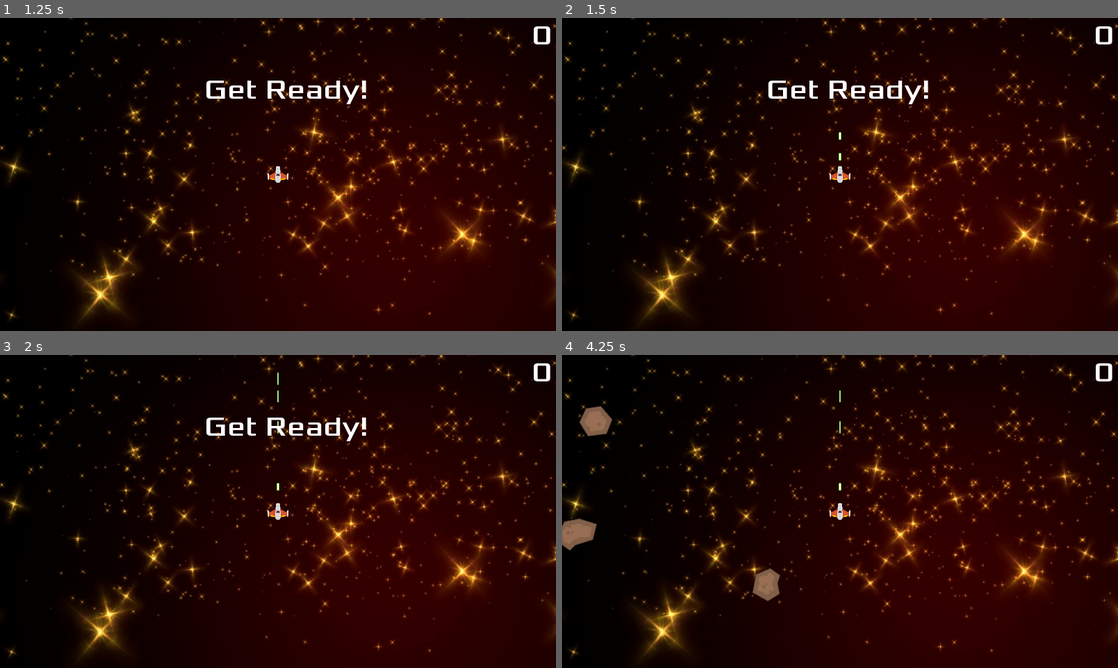
Above: before the commit, frames 1-4 (two rows, left to right).
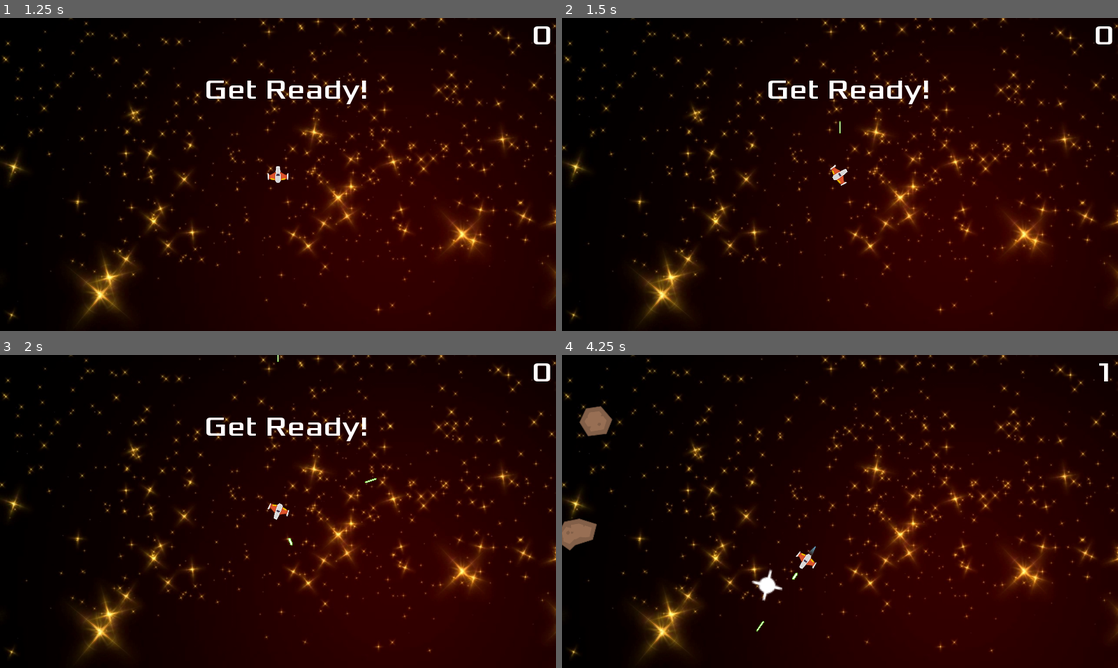
Above: after the commit, the same moments.

Repository: hillna/godot_asteroids
Game: Godot game, scene res://scenes/Main.tscn
Two runs of this game, one before a commit and one after it. Both use one fixed random seed, a clock stepped at 60 frames per second and the inputs below.
Inputs:
- Up to frame 1 (1.25 s): click "Start" at 0.5 s
- Up to frame 2 (1.5 s): tap Enter (ui_accept) at 1.25, 1.35 s; hold Right (ui_right) from 1.28 s (still down)
- Up to frame 3 (2 s): keep holding Right (ui_right); tap Enter (ui_accept) at 1.52, 1.82 s
- Up to frame 4 (4.25 s): release Right (ui_right) at 2.03 s; hold Left (ui_left) 2.03-2.78 s; tap Enter (ui_accept) at 2.1, 2.27, 2.57, 2.85, 3.6, 3.77, 4.07 s; hold Right (ui_right) 2.78-3.53 s; hold Up (ui_up) from 3.53 s (still down)

Frame 1 is identical in both runs. In frame 2, 0.2% of the frame differs, in the area x 48-52%, y 32-54%; in frame 3, 0.2%; in frame 4, 0.8%, in the area x 34-99%, y 2-89%.

Commit message:
Update "complete"

Diff:
--- a/scenes/Laser.tscn
+++ b/scenes/Laser.tscn
@@ -18,15 +18,34 @@
 extents = Vector2( 6.94214, 18.9717 )
 
 [node name="Laser" type="RigidBody2D"]
+position = Vector2( 0, -10 )
 script = ExtResource( 1 )
 __meta__ = {
 "_edit_group_": true
 }
 
 [node name="AnimatedSprite" type="AnimatedSprite" parent="."]
+light_mask = 2
 scale = Vector2( 0.5, 0.5 )
 frames = SubResource( 1 )
 
 [node name="CollisionShape2D" type="CollisionShape2D" parent="."]
 visible = false
 shape = SubResource( 2 )
+
+[node name="StartAnimation" type="Timer" parent="."]
+wait_time = 0.2
+one_shot = true
+autostart = true
+
+[node name="LaserFade" type="Timer" parent="."]
+wait_time = 0.5
+one_shot = true
+
+[node name="VisibilityEnabler2D" type="VisibilityEnabler2D" parent="."]
+pause_animations = false
+pause_animated_sprites = false
+[connection signal="body_entered" from="." to="." method="_on_Laser_body_entered"]
+[connection signal="timeout" from="StartAnimation" to="." method="_on_StartAnimation_timeout"]
+[connection signal="timeout" from="LaserFade" to="." method="_on_LaserFade_timeout"]
+[connection signal="screen_exited" from="VisibilityEnabler2D" to="." method="_on_VisibilityEnabler2D_screen_exited"]
--- a/scenes/Meteor.tscn
+++ b/scenes/Meteor.tscn
@@ -1,29 +1,32 @@
-[gd_scene load_steps=9 format=2]
+[gd_scene load_steps=13 format=2]
 
 [ext_resource path="res://scripts/Meteor.gd" type="Script" id=1]
-[ext_resource path="res://assets/sprites/meteors/meteorBrown_big2.png" type="Texture" id=2]
-[ext_resource path="res://assets/sprites/meteors/meteorBrown_big1.png" type="Texture" id=3]
-[ext_resource path="res://assets/sprites/meteors/meteorBrown_big3.png" type="Texture" id=4]
+[ext_resource path="res://assets/sprites/meteors/meteorBrown_big1.png" type="Texture" id=2]
+[ext_resource path="res://assets/sprites/meteors/meteorBrown_big3.png" type="Texture" id=3]
+[ext_resource path="res://assets/sprites/meteors/meteorBrown_big2.png" type="Texture" id=4]
 [ext_resource path="res://assets/sprites/meteors/meteorBrown_big4.png" type="Texture" id=5]
+[ext_resource path="res://assets/sprites/meteors/star3.png" type="Texture" id=6]
+[ext_resource path="res://assets/sprites/meteors/star2.png" type="Texture" id=7]
+[ext_resource path="res://assets/sprites/meteors/star1.png" type="Texture" id=8]
 
-[sub_resource type="PhysicsMaterial" id=3]
-bounce = 2.0
+[sub_resource type="PhysicsMaterial" id=4]
+bounce = 1.0
 
-[sub_resource type="SpriteFrames" id=1]
+[sub_resource type="SpriteFrames" id=2]
 animations = [ {
 "frames": [ ExtResource( 2 ) ],
 "loop": true,
-"name": "Meteor2",
+"name": "Meteor1",
 "speed": 5.0
 }, {
 "frames": [ ExtResource( 3 ) ],
 "loop": true,
-"name": "Meteor1",
+"name": "Meteor3",
 "speed": 5.0
 }, {
 "frames": [ ExtResource( 4 ) ],
 "loop": true,
-"name": "Meteor3",
+"name": "Meteor2",
 "speed": 5.0
 }, {
 "frames": [ ExtResource( 5 ) ],
@@ -32,14 +35,24 @@
 "speed": 5.0
 } ]
 
-[sub_resource type="CircleShape2D" id=2]
+[sub_resource type="SpriteFrames" id=5]
+animations = [ {
+"frames": [ ExtResource( 6 ), ExtResource( 7 ), ExtResource( 8 ) ],
+"loop": false,
+"name": "default",
+"speed": 6.0
+} ]
+
+[sub_resource type="CircleShape2D" id=3]
 radius = 34.8359
 
 [node name="Meteor" type="RigidBody2D"]
 position = Vector2( 648.899, 359.196 )
 mass = 20.0
-physics_material_override = SubResource( 3 )
+physics_material_override = SubResource( 4 )
 gravity_scale = 0.0
+contacts_reported = 1
+contact_monitor = true
 script = ExtResource( 1 )
 __meta__ = {
 "_edit_group_": true
@@ -48,11 +61,22 @@
 
 [node name="AnimatedSprite" type="AnimatedSprite" parent="."]
 scale = Vector2( 0.75, 0.75 )
-frames = SubResource( 1 )
-animation = "Meteor4"
+frames = SubResource( 2 )
+animation = "Meteor1"
+
+[node name="AnimatedDestroyed" type="AnimatedSprite" parent="."]
+visible = false
+scale = Vector2( 3, 3 )
+frames = SubResource( 5 )
+
+[node name="ExplosionTimeout" type="Timer" parent="."]
+wait_time = 0.5
+one_shot = true
 
 [node name="CollisionShape2D" type="CollisionShape2D" parent="."]
-shape = SubResource( 2 )
+shape = SubResource( 3 )
 
 [node name="VisibilityEnabler2D" type="VisibilityEnabler2D" parent="."]
+[connection signal="body_entered" from="." to="." method="_on_Meteor_body_entered"]
+[connection signal="timeout" from="ExplosionTimeout" to="." method="_on_ExplosionTimeout_timeout"]
 [connection signal="screen_exited" from="VisibilityEnabler2D" to="." method="_on_VisibilityEnabler2D_screen_exited"]
--- a/scenes/Player.tscn
+++ b/scenes/Player.tscn
@@ -1,15 +1,23 @@
-[gd_scene load_steps=6 format=2]
+[gd_scene load_steps=9 format=2]
 
 [ext_resource path="res://scripts/Player.gd" type="Script" id=1]
 [ext_resource path="res://scenes/Laser.tscn" type="PackedScene" id=2]
 [ext_resource path="res://assets/sprites/playerShip1_orange.png" type="Texture" id=3]
+[ext_resource path="res://assets/sprites/thrust/fire11.png" type="Texture" id=4]
+[ext_resource path="res://assets/sprites/thrust/fire14.png" type="Texture" id=5]
+[ext_resource path="res://assets/sprites/thrust/fire15.png" type="Texture" id=6]
+
+[sub_resource type="SpriteFrames" id=3]
+animations = [ {
+"frames": [ ExtResource( 4 ), ExtResource( 5 ), ExtResource( 6 ) ],
+"loop": true,
+"name": "default",
+"speed": 10.0
+} ]
 
 [sub_resource type="CapsuleShape2D" id=1]
 radius = 8.31995
 height = 23.5518
-
-[sub_resource type="RectangleShape2D" id=2]
-extents = Vector2( 24.967, 8.124 )
 
 [node name="Player" type="Area2D"]
 position = Vector2( 497.372, 396.204 )
@@ -23,11 +31,17 @@
 scale = Vector2( 0.5, 0.5 )
 texture = ExtResource( 3 )
 
+[node name="Thrust" type="AnimatedSprite" parent="."]
+scale = Vector2( 0.8, 0.8 )
+frames = SubResource( 3 )
+playing = true
+offset = Vector2( 0, 37 )
+
 [node name="CollisionShape2D" type="CollisionShape2D" parent="."]
 visible = false
 shape = SubResource( 1 )
 
-[node name="CollisionShape2D2" type="CollisionShape2D" parent="."]
-visible = false
-position = Vector2( 0, 5 )
-shape = SubResource( 2 )
+[node name="LaserCooldown" type="Timer" parent="."]
+wait_time = 0.25
+one_shot = true
+[connection signal="timeout" from="LaserCooldown" to="." method="_on_LaserCooldown_timeout"]
--- a/scripts/Laser.gd
+++ b/scripts/Laser.gd
@@ -1,12 +1,43 @@
 extends RigidBody2D
 
 export var speed = 500
+var laser_hit = false
 
 # Called when the node enters the scene tree for the first time.
 func _ready():
-	yield(get_tree().create_timer(0.3), 'timeout')
-	$AnimatedSprite.set_frame(1)
+	pass
+
 
 # Called every frame. 'delta' is the elapsed time since the previous frame.
 func _process(delta):
-	pass
+	if laser_hit != true:
+		var velocity = Vector2(0,0)
+		velocity.y -= 1
+		velocity = velocity.rotated(rotation)
+		velocity = velocity.normalized() * speed
+
+		position += velocity * delta
+
+
+func _on_StartAnimation_timeout():
+	$AnimatedSprite.set_frame(1)
+
+
+func _on_Laser_body_entered(body):
+	if body.is_in_group("Meteors"):
+		laser_hit = true
+		$AnimatedSprite.set_frame(2)
+		$AnimatedSprite.play()
+		$LaserFade.start()
+
+
+func _on_VisibilityEnabler2D_screen_exited():
+	queue_free()
+
+
+func _on_start_game():
+	queue_free()
+
+
+func _on_LaserFade_timeout():
+	queue_free()
--- a/scripts/Main.gd
+++ b/scripts/Main.gd
@@ -41,4 +41,11 @@
 	# Set the velocity (speed & direction)
 	meteor.linear_velocity = Vector2(rand_range(meteor.min_speed, meteor.max_speed), 0)
 	meteor.linear_velocity = meteor.linear_velocity.rotated(direction)
+	# Meteor signals
 	$HUD.connect("start_game", meteor, "_on_start_game")
+	meteor.connect("meteor_destroyed", self, "_on_meteor_destroyed")
+
+
+func _on_meteor_destroyed():
+	score = score + 1
+	$HUD.update_score(score)
--- a/scripts/Meteor.gd
+++ b/scripts/Meteor.gd
@@ -8,13 +8,27 @@
 
 # Called when the node enters the scene tree for the first time.
 func _ready():
+	add_to_group("Meteors")
 	$AnimatedSprite.animation = meteor_types[randi() % meteor_types.size()]
+
+
+func _on_Meteor_body_entered(body):
+	if !body.is_in_group("Meteors"):
+		emit_signal("meteor_destroyed")
+		$CollisionShape2D.set_deferred("disabled",true)
+		$AnimatedSprite.hide()
+		$AnimatedDestroyed.set_frame(0)
+		$AnimatedDestroyed.show()
+		$AnimatedDestroyed.play()
+		$ExplosionTimeout.start()
 
 
 func _on_VisibilityEnabler2D_screen_exited():
 	queue_free()
-	emit_signal("meteor_destroyed")
 
 
 func _on_start_game():
 	queue_free()
+
+func _on_ExplosionTimeout_timeout():
+	queue_free()
--- a/scripts/Player.gd
+++ b/scripts/Player.gd
@@ -3,8 +3,11 @@
 signal hit
 
 export (PackedScene) var Laser
-export var speed = 400 # How fast the player will move (pixels/sec)
+export var speed = 200 # How fast the player will move (pixels/sec)
+export var rotation_speed = 5 # How fast the player will rotate
+var laser_cooldown = false
 var screen_size # Size of the game window
+
 
 # Called when the node enters the scene tree for the first time.
 func _ready():
@@ -13,32 +16,46 @@
 
 # Called every frame. 'delta' is the elapsed time since the previous frame.
 func _process(delta):
-	var velocity = Vector2() # Players movement vector.
+	var velocity = Vector2(0,0) # Players movement vector.
 	if Input.is_action_pressed("ui_up"):
-		#velocity.
-		pass
+		$Thrust.show()
+		velocity.y -= 1
+	else:
+		$Thrust.hide()
+
 	if Input.is_action_pressed("ui_left"):
-		pass
+		rotate(-rotation_speed * delta)
 	if Input.is_action_pressed("ui_right"):
-		pass
+		rotate(rotation_speed * delta)
+
 	if Input.is_action_just_pressed("ui_accept"):
-		var laser = Laser.instance()
-		add_child(laser)
-		laser.linear_velocity = Vector2(0, -laser.speed)
+		if laser_cooldown == false:
+			var laser = Laser.instance()
+			get_parent().add_child(laser)
+			laser.position = position
+			laser.rotation = rotation
+			laser_cooldown = true
+			$LaserCooldown.start()
 
 	if velocity.length() >0:
+		velocity = velocity.rotated(rotation)
 		velocity = velocity.normalized() * speed
+
 
 	position += velocity * delta
 	position.x = clamp(position.x, 0, screen_size.x)
 	position.y = clamp(position.y, 0, screen_size.y)
 
 
+func _on_LaserCooldown_timeout():
+	laser_cooldown = false
+
+
 func _on_Player_body_entered(body):
-	#hide() # Player disappears after being hit.
-	#emit_signal("hit")
-	#$CollisionShape2D.set_deferred("disabled",true)
-	pass
+	if body.is_in_group("Meteors"):
+		hide() # Player disappears after being hit.
+		emit_signal("hit")
+		$CollisionShape2D.set_deferred("disabled",true)
 
 
 func start(pos):
Binary file removed: assets/sprites/laser/laserGreen01.png
Not shown, removed: assets/sprites/laser/laserGreen01.png.import
Binary file removed: assets/sprites/laser/laserGreen02.png
Not shown, removed: assets/sprites/laser/laserGreen02.png.import
Binary file removed: assets/sprites/laser/laserGreen03.png
Not shown, removed: assets/sprites/laser/laserGreen03.png.import
Binary file removed: assets/sprites/laser/laserGreen04.png
Not shown, removed: assets/sprites/laser/laserGreen04.png.import
Binary file removed: assets/sprites/laser/laserGreen05.png
Not shown, removed: assets/sprites/laser/laserGreen05.png.import
Binary file removed: assets/sprites/laser/laserGreen06.png
Not shown, removed: assets/sprites/laser/laserGreen06.png.import
(and 57 more such lines)
